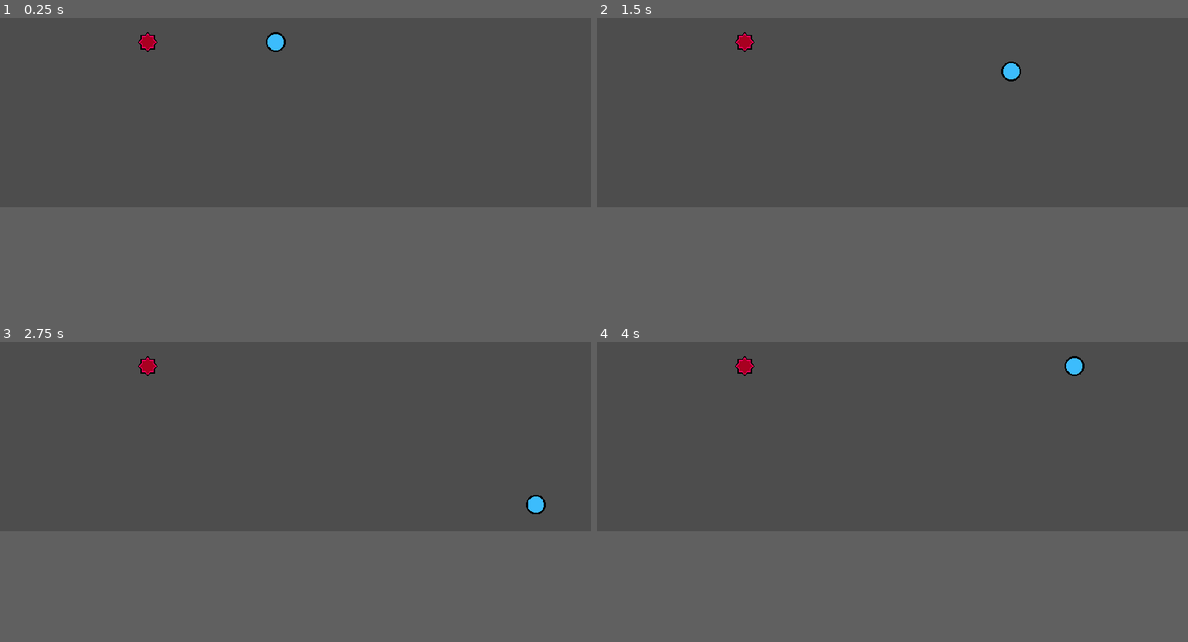
Above: before the commit, frames 1-4 (two rows, left to right).
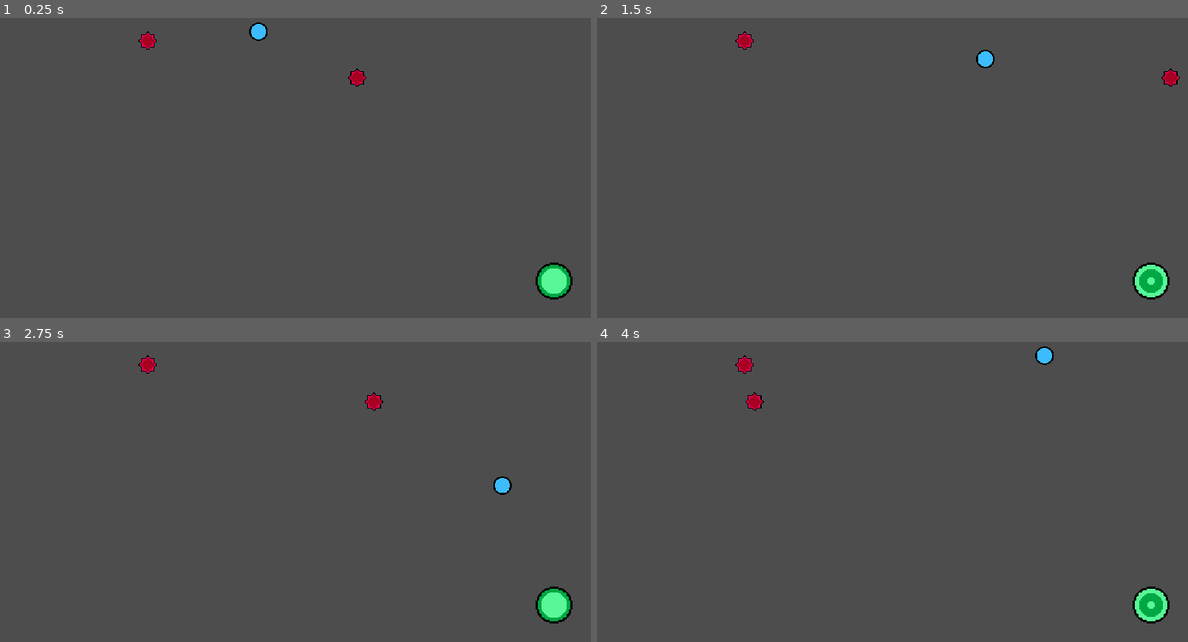
Above: after the commit, the same moments.

Repository: Aelern/godot-ball
Game: Godot game, scene res://stages/test_world.tscn
Two runs of this game, one before a commit and one after it. Both use one fixed random seed, a clock stepped at 60 frames per second and the inputs below.
Inputs:
- Up to frame 1 (0.25 s): no input
- Up to frame 2 (1.5 s): hold Right (ui_right) 0.53-1.28 s; hold Down (ui_down) from 1.28 s (still down)
- Up to frame 3 (2.75 s): release Down (ui_down) at 2.03 s; hold Right (ui_right) from 2.03 s (still down)
- Up to frame 4 (4 s): release Right (ui_right) at 2.78 s; hold Up (ui_up) 2.78-3.53 s; hold Left (ui_left) from 3.53 s (still down)
In our replay, the window is 800x450 before the commit and 800x600 after it. These sizes can differ from the game's own. Grey fills any space a smaller window leaves; there, only what the larger window draws over its background counts as a difference.

The runs differ from the first frame. In frame 1, 1.1% of the frame differs, in the area x 23-97%, y 1-94%; in frame 2, 1.1%; in frame 3, 1.1%; in frame 4, 1.1%.

Commit message:
Added spawner_component, portal, and the bouncing spike

Diff:
--- a/components/destroy_component.gd
+++ b/components/destroy_component.gd
@@ -1,14 +1,9 @@
 class_name DestroyComponent
 extends Node
 
-@export var actor: Node
-@export var hurtbox: HurtboxComponent
+@export var actor: Node		#The object that will be destroyed
+@export var hurtbox: HurtboxComponent	#The hurtbox that receives the damage (that sends the hurt signal)
 
-# Called when the node enters the scene tree for the first time.
+# Connect the hurt signal to actor destruction
 func _ready():
 	hurtbox.hurt.connect(actor.queue_free.unbind(1))
-
-
-# Called every frame. 'delta' is the elapsed time since the previous frame.
-func _process(delta):
-	pass
--- a/components/hitbox_component.gd
+++ b/components/hitbox_component.gd
@@ -1,15 +1,21 @@
 class_name HitboxComponent
 extends Area2D
 
-#If true this hitbox will attempt to destroy colliding hurtboxes
-@export var damaging: bool = true
+#Hitbox component does nothing without a child CollisionShape2D/CollisionPolygon2D
+#Hitbox collision property must be given the correct mask to function
+
+@export var damaging: bool = true	#If true this hitbox will attempt to destroy colliding hurtboxes
+
+signal hit_hurtbox(hurtbox)		#Signal used to detect when hurtbox has been detected and we want to do something to it that is not damage
 
 # Called when the node enters the scene tree for the first time.
 func _ready():
 	area_entered.connect(check_collision)
 
+# Process any detected collisions
 func check_collision(area: Area2D) -> void:
-	if not area is HurtboxComponent:
+	if not area is HurtboxComponent:	#Ignore any collisions that aren't with our dedicated hurtboxes
 		return
-	if damaging:
+	if damaging:						#Run the damage signal for collisions that are meant to deal damage
 		area.hurt.emit(self)
+	hit_hurtbox.emit(area)		#Fire the hit_hurtbox signal to activate non-damaging collision effects
--- a/components/hurtbox_component.gd
+++ b/components/hurtbox_component.gd
@@ -1,4 +1,7 @@
 class_name HurtboxComponent
 extends Area2D
 
-signal hurt(hitbox)
+#Hurtbox component does nothing without a child CollisionShape2D/CollisionPolygon2D
+#Hurtbox collision property must given the correct layer to function
+
+signal hurt(hitbox)		#Signal used to determine what happens when damaged
--- /dev/null
+++ b/components/spawner_component.gd
@@ -0,0 +1,13 @@
+class_name SpawnerComponent
+extends Node2D
+#Spawner component is used to have objects automatically spawn new objects in the game.
+#Use by remotely triggering the spawner_component's spawn function
+
+@export var scene: PackedScene		#The scene to be spawned
+
+#Instantiates an instance of scene at the given position and as a child of the specified parent
+func spawn(position: Vector2 = global_position, parent: Node = get_tree().current_scene) -> Node:
+	var spawned_object = scene.instantiate()
+	spawned_object.global_position = position
+	parent.call_deferred("add_child", spawned_object)
+	return spawned_object
--- /dev/null
+++ b/objects/portal.gd
@@ -0,0 +1,13 @@
+extends Node2D
+
+@export var next_level: PackedScene		#The level the portal sends you to
+
+@onready var hitbox_component = $HitboxComponent	#The hitbox that is looking for the player's collision
+
+# Called when the node enters the scene tree for the first time.
+func _ready():
+	hitbox_component.hit_hurtbox.connect(change_level.unbind(1))
+
+#Run level completion effects then advance to the next level
+func change_level():
+	queue_free()
--- /dev/null
+++ b/objects/portal.tscn
@@ -0,0 +1,62 @@
+[gd_scene load_steps=10 format=3 uid="uid://dpauun2i4vpjj"]
+
+[ext_resource type="Texture2D" uid="uid://dus1d0aqsanmy" path="res://assets/Portal.png" id="1_pff1u"]
+[ext_resource type="Script" path="res://objects/portal.gd" id="1_usjln"]
+[ext_resource type="Script" path="res://components/hitbox_component.gd" id="2_mehth"]
+
+[sub_resource type="AtlasTexture" id="AtlasTexture_lisqa"]
+atlas = ExtResource("1_pff1u")
+region = Rect2(32, 0, 32, 32)
+
+[sub_resource type="AtlasTexture" id="AtlasTexture_hnu5s"]
+atlas = ExtResource("1_pff1u")
+region = Rect2(64, 0, 32, 32)
+
+[sub_resource type="AtlasTexture" id="AtlasTexture_ngynl"]
+atlas = ExtResource("1_pff1u")
+region = Rect2(96, 0, 32, 32)
+
+[sub_resource type="AtlasTexture" id="AtlasTexture_prl5r"]
+atlas = ExtResource("1_pff1u")
+region = Rect2(0, 0, 32, 32)
+
+[sub_resource type="SpriteFrames" id="SpriteFrames_k3rrb"]
+animations = [{
+"frames": [{
+"duration": 1.0,
+"texture": SubResource("AtlasTexture_lisqa")
+}, {
+"duration": 1.0,
+"texture": SubResource("AtlasTexture_hnu5s")
+}, {
+"duration": 1.0,
+"texture": SubResource("AtlasTexture_ngynl")
+}, {
+"duration": 1.0,
+"texture": SubResource("AtlasTexture_prl5r")
+}],
+"loop": true,
+"name": &"default",
+"speed": 8.0
+}]
+
+[sub_resource type="CircleShape2D" id="CircleShape2D_v41k1"]
+radius = 32.0
+
+[node name="Portal" type="Node2D"]
+script = ExtResource("1_usjln")
+
+[node name="AnimatedSprite2D" type="AnimatedSprite2D" parent="."]
+scale = Vector2(2, 2)
+sprite_frames = SubResource("SpriteFrames_k3rrb")
+autoplay = "default"
+frame_progress = 0.972423
+
+[node name="HitboxComponent" type="Area2D" parent="."]
+collision_layer = 0
+collision_mask = 2
+script = ExtResource("2_mehth")
+damaging = false
+
+[node name="CollisionShape2D" type="CollisionShape2D" parent="HitboxComponent"]
+shape = SubResource("CircleShape2D_v41k1")
--- /dev/null
+++ b/obstacles/bouncing_spike.gd
@@ -0,0 +1,10 @@
+class_name BouncingSpike
+extends Spike
+
+@export var speed: Vector2 = Vector2.ZERO
+
+func _physics_process(delta):
+	var collision = move_and_collide(speed * delta)
+	if collision:
+		speed = speed.bounce(collision.get_normal())
+		velocity = velocity.bounce(collision.get_normal())
--- /dev/null
+++ b/obstacles/bouncing_spike.tscn
@@ -0,0 +1,8 @@
+[gd_scene load_steps=3 format=3 uid="uid://wbppobph7c7b"]
+
+[ext_resource type="PackedScene" uid="uid://cj00kyspwebpe" path="res://obstacles/spike.tscn" id="1_ccptp"]
+[ext_resource type="Script" path="res://obstacles/bouncing_spike.gd" id="2_bnb7r"]
+
+[node name="BouncingSpike" instance=ExtResource("1_ccptp")]
+script = ExtResource("2_bnb7r")
+speed = Vector2(0, 0)
--- /dev/null
+++ b/obstacles/spike.gd
@@ -0,0 +1,2 @@
+class_name Spike
+extends CharacterBody2D
--- a/obstacles/spike.tscn
+++ b/obstacles/spike.tscn
@@ -1,12 +1,18 @@
-[gd_scene load_steps=4 format=3 uid="uid://cj00kyspwebpe"]
+[gd_scene load_steps=6 format=3 uid="uid://cj00kyspwebpe"]
 
 [ext_resource type="Texture2D" uid="uid://brkepc3gmb6xf" path="res://assets/Spike.png" id="1_nfrc0"]
+[ext_resource type="Script" path="res://obstacles/spike.gd" id="1_qxf1v"]
 [ext_resource type="Script" path="res://components/hitbox_component.gd" id="2_4d0uu"]
 
 [sub_resource type="CircleShape2D" id="CircleShape2D_ngh2j"]
 radius = 12.0
 
-[node name="Spike" type="Node2D"]
+[sub_resource type="RectangleShape2D" id="RectangleShape2D_cechk"]
+size = Vector2(32, 32)
+
+[node name="Spike" type="CharacterBody2D"]
+collision_layer = 0
+script = ExtResource("1_qxf1v")
 
 [node name="Sprite2D" type="Sprite2D" parent="."]
 texture = ExtResource("1_nfrc0")
@@ -19,3 +25,7 @@
 [node name="CollisionShape2D" type="CollisionShape2D" parent="HitboxComponent"]
 shape = SubResource("CircleShape2D_ngh2j")
 debug_color = Color(0.996078, 0, 0.207843, 0.419608)
+
+[node name="PhysicsCollisionShape2D" type="CollisionShape2D" parent="."]
+shape = SubResource("RectangleShape2D_cechk")
+debug_color = Color(1, 1, 1, 0.121569)
--- a/player/player.gd
+++ b/player/player.gd
@@ -1,21 +1,19 @@
 extends CharacterBody2D
 
-@export var acceleration: float = 50.0
-@export var speed: int = 300
+@export var acceleration: float = 50.0	#Rate speed increases
+@export var speed: int = 300	#Max speed in any direction
 
-#Used to kill the player
-@onready var hurtbox_component = $HurtboxComponent
+@onready var hurtbox_component = $HurtboxComponent		#Used to kill the player
 
+#Handles movement
 func _physics_process(delta):
 	# Get the input direction and handle the movement/deceleration.
-	# As good practice, you should replace UI actions with custom gameplay actions.
-	var direction = Input.get_vector("ui_left", "ui_right", "ui_up", "ui_down")
+	var direction = Input.get_vector("left", "right", "up", "down")
 	if direction:
 		velocity.x = move_toward(velocity.x, speed * direction.x, acceleration)
 		velocity.y = move_toward(velocity.y, speed * direction.y, acceleration)
-		#velocity = direction * speed
-	else:
-		velocity.x = move_toward(velocity.x, 0, speed)
-		velocity.y = move_toward(velocity.y, 0, speed)
+	else:	#For now these two blocks of code do the same thing. Kept seperate in case I want acceleration and deceleration to be seperate values
+		velocity.x = move_toward(velocity.x, 0, acceleration)
+		velocity.y = move_toward(velocity.y, 0, acceleration)
 
 	move_and_slide()
--- a/player/player.tscn
+++ b/player/player.tscn
@@ -6,16 +6,18 @@
 [ext_resource type="Script" path="res://components/destroy_component.gd" id="4_b4t6g"]
 
 [sub_resource type="CircleShape2D" id="CircleShape2D_0ea1r"]
-radius = 15.0333
+radius = 16.0
 
 [sub_resource type="CircleShape2D" id="CircleShape2D_hxe42"]
 radius = 15.0333
 
 [node name="Player" type="CharacterBody2D"]
+collision_layer = 0
 script = ExtResource("1_x6vun")
 
 [node name="PhysicsCollisionShape2D" type="CollisionShape2D" parent="."]
 shape = SubResource("CircleShape2D_0ea1r")
+debug_color = Color(1, 1, 1, 0.270588)
 
 [node name="Sprite2D" type="Sprite2D" parent="."]
 texture = ExtResource("1_erqiy")
--- a/project.godot
+++ b/project.godot
@@ -17,8 +17,8 @@
 
 [display]
 
-window/size/viewport_width=960
-window/size/viewport_height=540
+window/size/viewport_width=1024
+window/size/viewport_height=768
 window/stretch/mode="canvas_items"
 
 [input]
@@ -55,6 +55,30 @@
 , Object(InputEventKey,"resource_local_to_scene":false,"resource_name":"","device":-1,"window_id":0,"alt_pressed":false,"shift_pressed":false,"ctrl_pressed":false,"meta_pressed":false,"pressed":false,"keycode":0,"physical_keycode":83,"key_label":0,"unicode":115,"echo":false,"script":null)
 ]
 }
+up={
+"deadzone": 0.5,
+"events": [Object(InputEventKey,"resource_local_to_scene":false,"resource_name":"","device":-1,"window_id":0,"alt_pressed":false,"shift_pressed":false,"ctrl_pressed":false,"meta_pressed":false,"pressed":false,"keycode":0,"physical_keycode":87,"key_label":0,"unicode":119,"echo":false,"script":null)
+, Object(InputEventKey,"resource_local_to_scene":false,"resource_name":"","device":-1,"window_id":0,"alt_pressed":false,"shift_pressed":false,"ctrl_pressed":false,"meta_pressed":false,"pressed":false,"keycode":0,"physical_keycode":4194320,"key_label":0,"unicode":0,"echo":false,"script":null)
+]
+}
+down={
+"deadzone": 0.5,
+"events": [Object(InputEventKey,"resource_local_to_scene":false,"resource_name":"","device":-1,"window_id":0,"alt_pressed":false,"shift_pressed":false,"ctrl_pressed":false,"meta_pressed":false,"pressed":false,"keycode":0,"physical_keycode":83,"key_label":0,"unicode":115,"echo":false,"script":null)
+, Object(InputEventKey,"resource_local_to_scene":false,"resource_name":"","device":-1,"window_id":0,"alt_pressed":false,"shift_pressed":false,"ctrl_pressed":false,"meta_pressed":false,"pressed":false,"keycode":0,"physical_keycode":4194322,"key_label":0,"unicode":0,"echo":false,"script":null)
+]
+}
+left={
+"deadzone": 0.5,
+"events": [Object(InputEventKey,"resource_local_to_scene":false,"resource_name":"","device":-1,"window_id":0,"alt_pressed":false,"shift_pressed":false,"ctrl_pressed":false,"meta_pressed":false,"pressed":false,"keycode":0,"physical_keycode":65,"key_label":0,"unicode":97,"echo":false,"script":null)
+, Object(InputEventKey,"resource_local_to_scene":false,"resource_name":"","device":-1,"window_id":0,"alt_pressed":false,"shift_pressed":false,"ctrl_pressed":false,"meta_pressed":false,"pressed":false,"keycode":0,"physical_keycode":4194319,"key_label":0,"unicode":0,"echo":false,"script":null)
+]
+}
+right={
+"deadzone": 0.5,
+"events": [Object(InputEventKey,"resource_local_to_scene":false,"resource_name":"","device":-1,"window_id":0,"alt_pressed":false,"shift_pressed":false,"ctrl_pressed":false,"meta_pressed":false,"pressed":false,"keycode":0,"physical_keycode":68,"key_label":0,"unicode":100,"echo":false,"script":null)
+, Object(InputEventKey,"resource_local_to_scene":false,"resource_name":"","device":-1,"window_id":0,"alt_pressed":false,"shift_pressed":false,"ctrl_pressed":false,"meta_pressed":false,"pressed":false,"keycode":0,"physical_keycode":4194321,"key_label":0,"unicode":0,"echo":false,"script":null)
+]
+}
 
 [layer_names]
 
--- a/stages/test_world.tscn
+++ b/stages/test_world.tscn
@@ -1,12 +1,31 @@
-[gd_scene load_steps=3 format=3 uid="uid://djk35emyflnqt"]
+[gd_scene load_steps=5 format=3 uid="uid://djk35emyflnqt"]
 
 [ext_resource type="PackedScene" uid="uid://87sgwunspoac" path="res://player/player.tscn" id="1_6gi1n"]
 [ext_resource type="PackedScene" uid="uid://cj00kyspwebpe" path="res://obstacles/spike.tscn" id="2_2xgme"]
+[ext_resource type="PackedScene" uid="uid://dpauun2i4vpjj" path="res://objects/portal.tscn" id="3_fmdho"]
+[ext_resource type="PackedScene" uid="uid://wbppobph7c7b" path="res://obstacles/bouncing_spike.tscn" id="4_3lw1i"]
 
 [node name="TestWorld" type="Node2D"]
+
+[node name="Spike" parent="." instance=ExtResource("2_2xgme")]
+position = Vector2(256, 288)
+
+[node name="Portal" parent="." instance=ExtResource("3_fmdho")]
+position = Vector2(960, 704)
 
 [node name="Player" parent="." instance=ExtResource("1_6gi1n")]
 position = Vector2(448, 272)
 
-[node name="Spike" parent="." instance=ExtResource("2_2xgme")]
-position = Vector2(240, 272)
+[node name="BouncingSpike" parent="." instance=ExtResource("4_3lw1i")]
+position = Vector2(544, 352)
+speed = Vector2(300, 0)
+
+[node name="StaticBody2D" type="StaticBody2D" parent="."]
+
+[node name="CollisionPolygon2D" type="CollisionPolygon2D" parent="StaticBody2D"]
+polygon = PackedVector2Array(0, 768, 1024, 768, 1024, 0, 1088, 0, 1088, 832, 0, 832)
+
+[node name="StaticBody2D2" type="StaticBody2D" parent="."]
+
+[node name="CollisionPolygon2D" type="CollisionPolygon2D" parent="StaticBody2D2"]
+polygon = PackedVector2Array(0, 768, 0, 0, 1024, 0, 1024, -64, -64, -64, -64, 768)
Binary file added: assets/Portal.png
Not shown, added: assets/Portal.png.import
